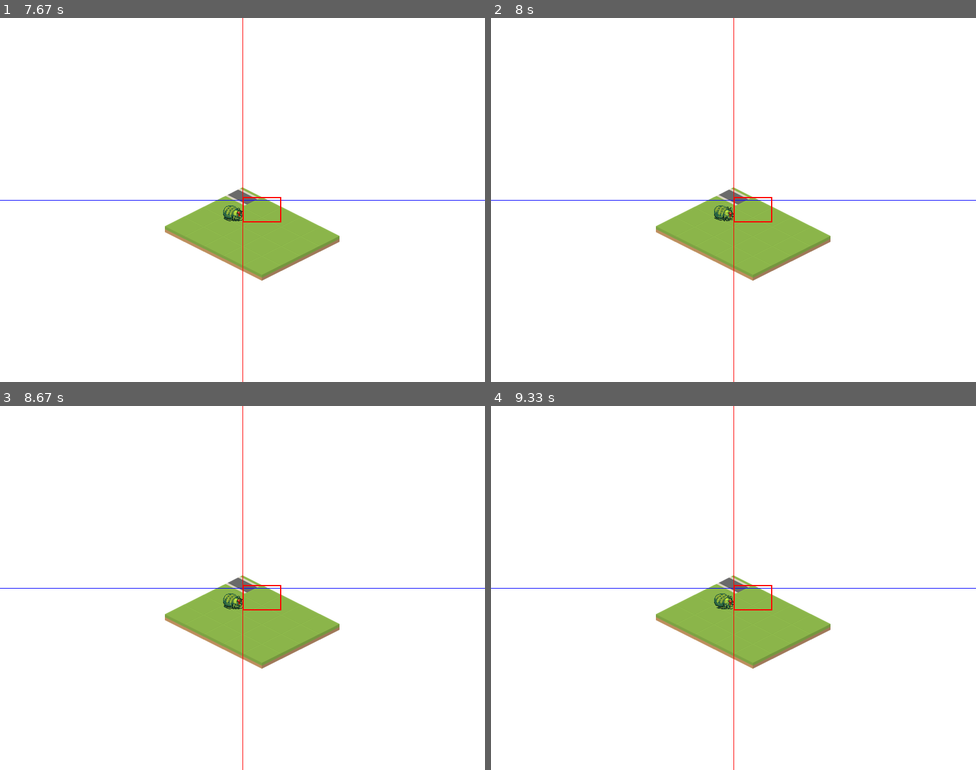
Above: before the commit, frames 1-4 (two rows, left to right).
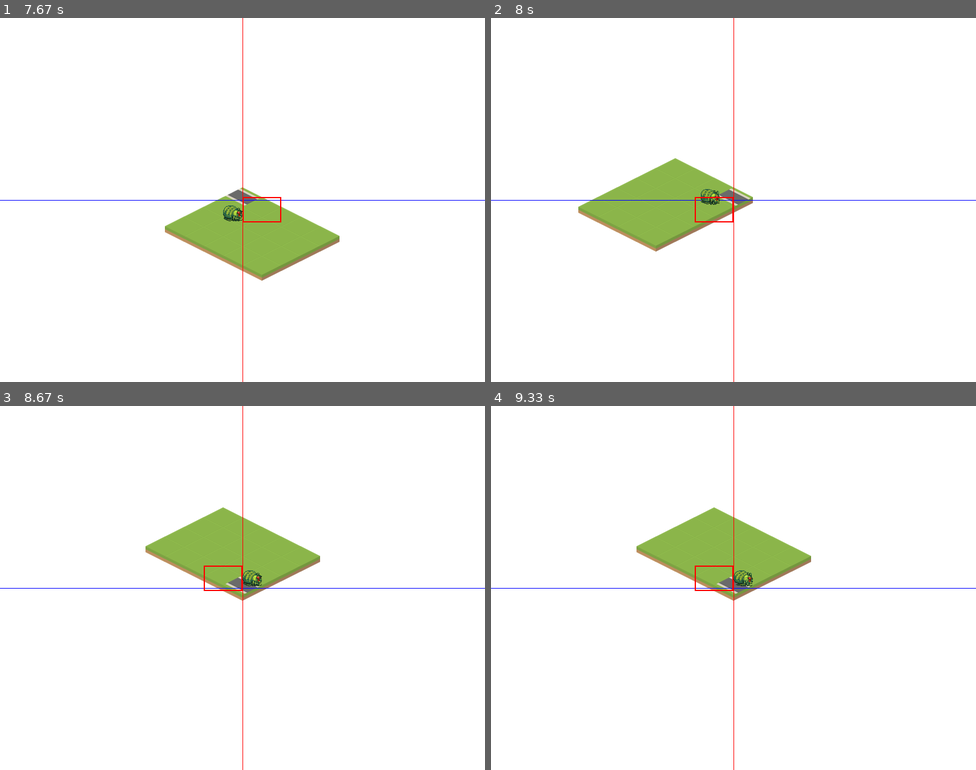
Above: after the commit, the same moments.

Repository: florimondmanca/tower-defense
Game: pygame game, started from Bubblerush.py
The game is run twice, just before and just after one commit, with the same random seed, the same clock (stepped at 60 frames per second) and the same inputs.
Inputs:
- Up to frame 1 (7.67 s): click "Play" at 0.38 s; tap Enter at 0.67 s
- Up to frame 2 (8 s): hold Left from 7.73 s (still down)
- Up to frame 3 (8.67 s): release Left at 8.27 s; hold Left from 8.63 s (still down)
- Up to frame 4 (9.33 s): release Left at 9.03 s

Frame 1 is identical in both runs. In frame 2, 7.8% of the frame differs, in the area x 18-70%, y 38-73%; in frame 3, 9.3%, in the area x 30-70%, y 27-73%; in frame 4, 9.3%.

Commit message:
Implémentation de la rotation de la map 90° anti-horaire

Diff:
--- a/guiutils.py
+++ b/guiutils.py
@@ -21,6 +21,13 @@
     else:
         image = image.convert_alpha()
     return image, image.get_rect()
+
+def rotate_left(pos, center):
+	"""
+	Rotates a given position around a given center by 90° clockwise
+	"""
+	return [-(pos[1] - center[1]) + center[0],
+			(pos[0] - center[0]) + center[1]]
 
 
 class Message(pygame.sprite.Sprite):
--- a/instance.py
+++ b/instance.py
@@ -6,10 +6,16 @@
 
 import constants as cst
 from guiutils import load_image, Message, Button, GraphicButton, Cursor, Score
-from tiles.map import *
+from tiles.map import Map
 from entities import mob
+from isometric import isoutils
+import guiutils
 
 # ------ Classe Principale ------
+
+key_to_function = {
+	pygame.K_LEFT: lambda self: self.rotate_all_left(),
+}
 
 class Instance:
 	"""
@@ -30,6 +36,17 @@
 	def update(self):
 		self.mobs.update()
 
+	def rotate_all_left(self):
+		"""
+		Rotates the map, the mobs, etc 90° clockwise around the screen's center
+		"""
+		map_center_cart = isoutils.iso_to_cart((cst.SCREEN_WIDTH//2, cst.SCREEN_HEIGHT//2))
+		map_center_tile = isoutils.cart_to_tile(map_center_cart)
+		for tile in self.map.tiles.values():
+			tile.rotate_left(map_center_cart)
+		for mob in self.mobs:
+			mob.rotate_left(map_center_cart)
+
 	def display(self):
 		self.screen.fill(pygame.Color("white"))
 		for tile in self.map:
@@ -43,19 +60,19 @@
 		for mob in self.mobs:
 			mob.display(self.screen)
 
-
-
 	def run(self):
 		while True:
 			self.clock.tick(cst.FPS)
 			for event in pygame.event.get():
 				if event.type == pygame.QUIT:
 					return "PYGAME_QUIT"
+				elif event.type == pygame.KEYDOWN:
+					if event.key in key_to_function:
+						key_to_function[event.key](self)
+
 			self.update()
 			self.display()
 			pygame.display.flip()
-
-
 
 	def pause(self):
 		'''Runs the pause menu '''
--- a/isometric/isosprite.py
+++ b/isometric/isosprite.py
@@ -56,3 +56,9 @@
 	def display(self, screen):
 		"""Displays the sprite on the screen in isometric perspective"""
 		screen.blit(self.image, self.rect)
+
+	def rotate_left(self, map_center):
+		"""
+		Rotates the sprite by 90° clockwise around the map center.
+		"""
+		self.pos = guiutils.rotate_left(self.pos, map_center)
--- a/isometric/isoutils.py
+++ b/isometric/isoutils.py
@@ -19,6 +19,15 @@
     i, j = pos
     return cst.TILE_SIZE*i, cst.TILE_SIZE*j
 
+def cart_to_tile(*pos):
+    if len(pos) == 1:
+        pos = pos[0]
+    x, y = pos
+    return x//cst.TILE_SIZE, y//cst.TILE_SIZE
+
+def iso_to_tile(*pos):
+    return cart_to_tile(iso_to_cart(pos))
+
 def tile_to_iso(*pos):
     if len(pos) == 1:
         pos = pos[0]
--- a/tiles/map.py
+++ b/tiles/map.py
@@ -95,7 +95,6 @@
 		print("Map import is successful !")
 		return Map(width=width, height=height, tiles=tiles)
 
-
 	def __getitem__(self, pos):
 		""" Allows direct access to the tiles, e.g. some_map[x, y] instead of some_map.tiles[x][y]. If y is not passed (some_map[x]), returns the complete row some_map.tiles[x]. """
 		if isinstance(pos, tuple):
@@ -105,19 +104,16 @@
 			x = pos
 			return self.tiles[x, 0]
 
-	def __setitem__(self, pos, category, tile_type):
-		""" Allows direct replacement of a tile using its tile_type, i.e. a string value.
-		If pos is a (x, y) tuple, changes the tile at (x, y).
-		If only x is passed, changes the whole row to the given tile. """
-		if isinstance(pos, tuple):
-			self.tiles[pos].change(category=category, tile_type=tile_type)
-		else:
-			x = pos
-			for y in range(self.height):
-				self.tiles[x, y].change(category=category, tile_type=tile_type)
+	def __setitem__(self, pos, tile):
+		""" Allows direct replacement of a tile, e.g. some_map[x, y] = new_tile """
+		self.tiles[pos] = tile
 
 	def __iter__(self):
 		""" Iterates over the map tiles, in descending depth (y) order. """
-		for x in range(self.width):
-			for y in range(self.height):
-				yield self.tiles[x, y]
+		tiles_list = [tile for tile in self.tiles.values()]
+		tiles_list.sort(key=lambda tile: tile.pos[0] + tile.pos[1])
+		for tile in tiles_list:
+			yield tile
+
+	def copy(self):
+		return Map(width=self.width, height=self.height, tiles=self.tiles)
